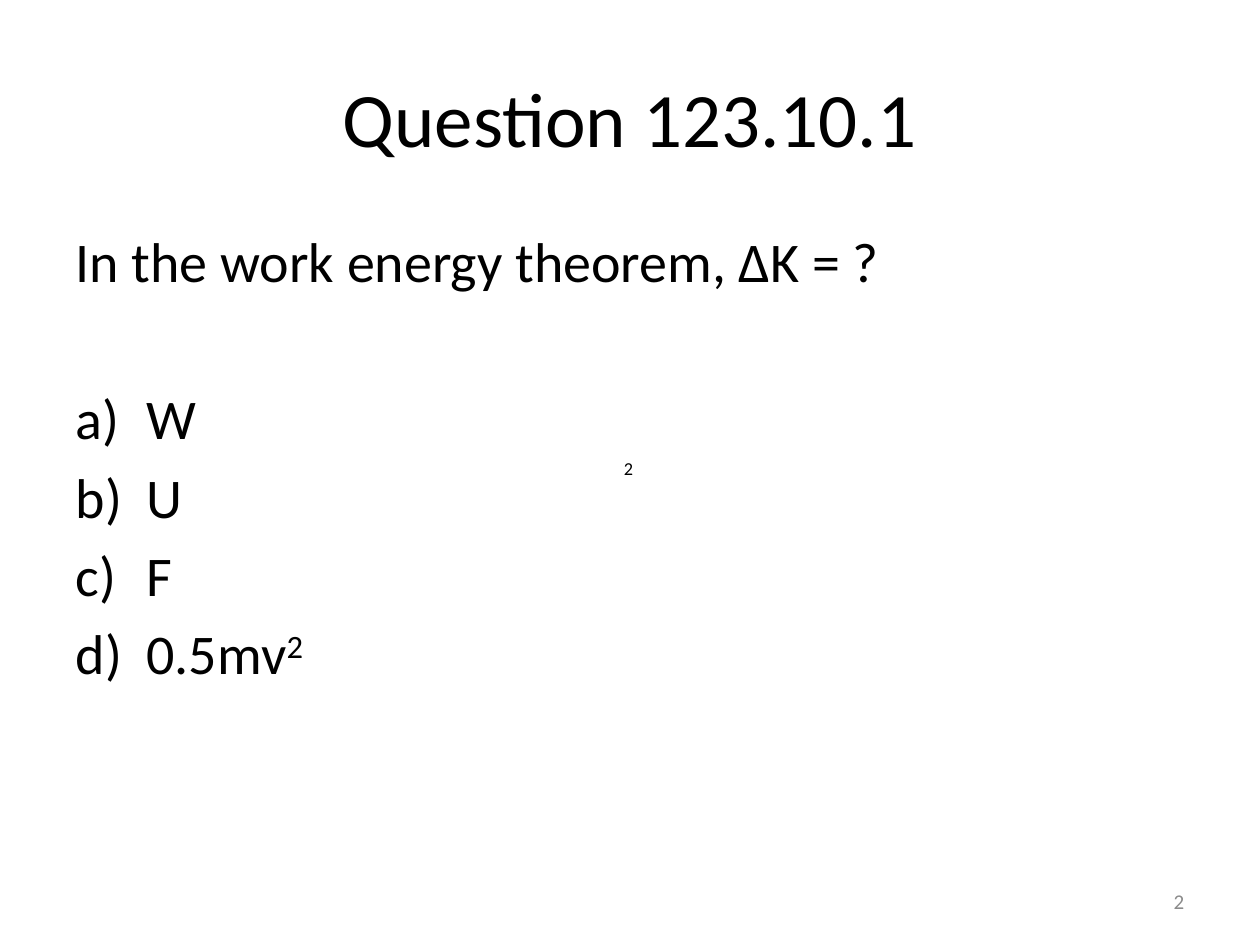
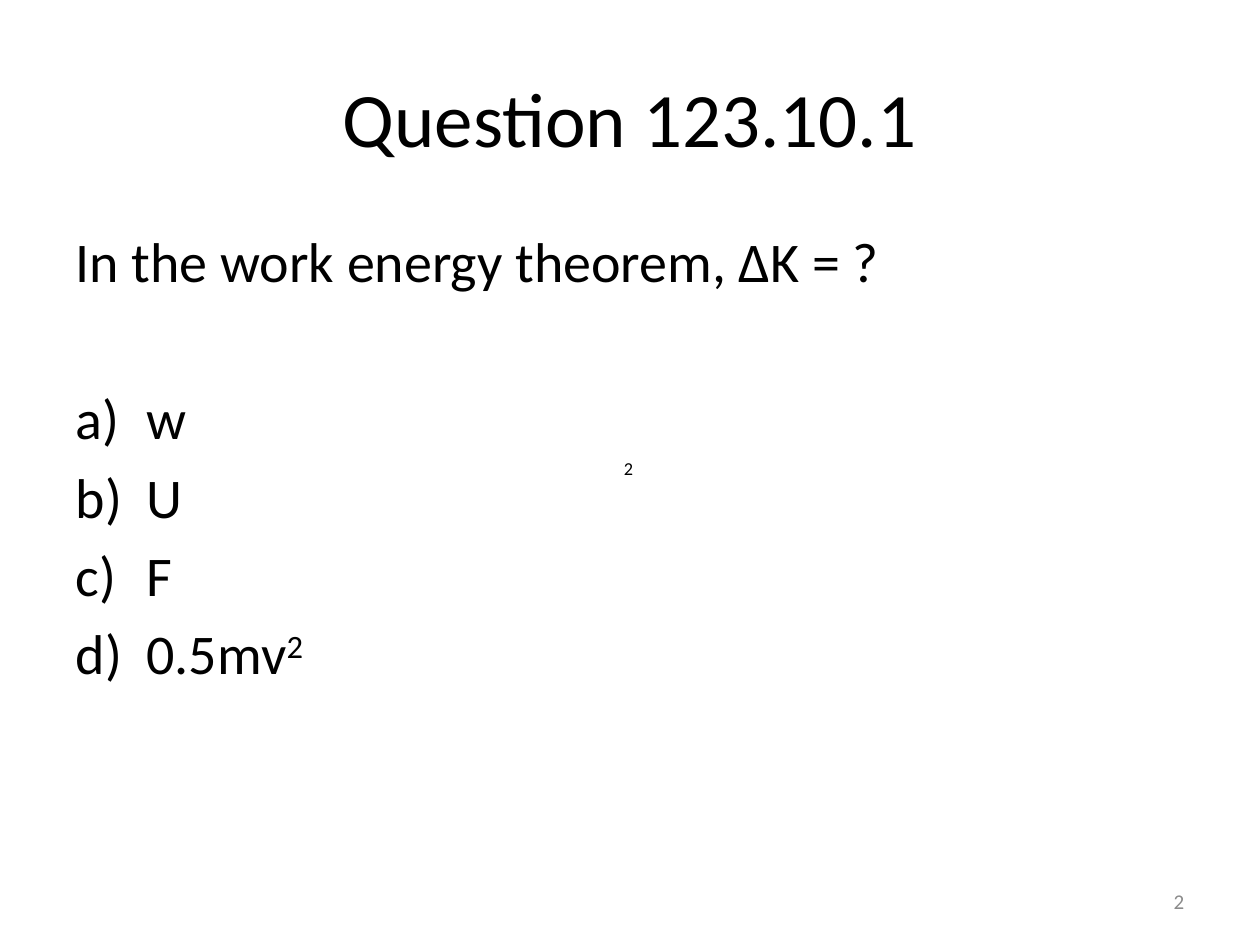
Before and after one commit to rtlines/Introductory-Physics-II, a slide deck: slide 2 of Lecture_Slides/PH 123 Lecture 34.pptx. Drawn at 1260x945 pixels with LibreOffice and Linux fonts; fonts in the diff are those of the drawing. Boxes give left, top, right and bottom in pixels: in the first picture for what was removed or moved away, otherwise in the second. Text is boxed around its words. In the diff, an @@ line names an element or a change of style, - is before the commit and + after.

```diff
--- a/Lecture_Slides/PH 123 Lecture 34.pptx
+++ b/Lecture_Slides/PH 123 Lecture 34.pptx
@@ text at [146,412,186,439]: text changed @@
-a) W
+a) w
```
Also in this commit, not shown: 2 other slides changed, 1 slide added, 10 other files.
